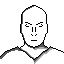
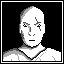
Before/after of a 64x64 layered artwork. What changed in the layer stack:
painted on "Camada" over <box>0,0,64,64</box>
added layer "Camada colada #1" above "Camada colada" over <box>2,5,62,64</box>
showed "Fundo" over <box>0,0,64,64</box>
